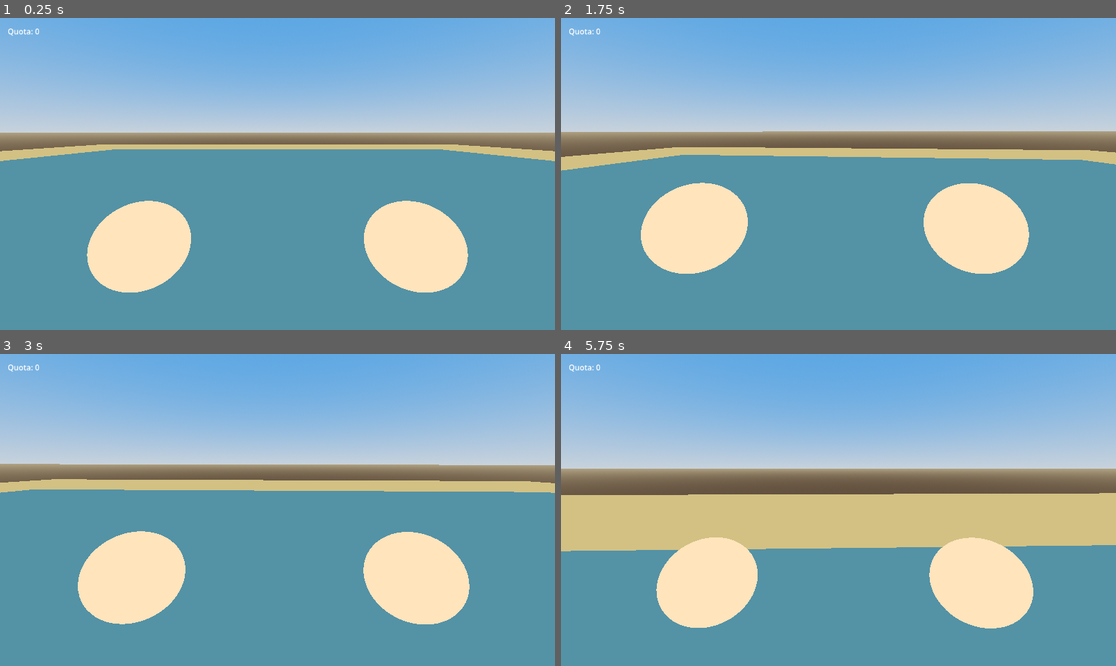
Above: before the commit, frames 1-4 (two rows, left to right).
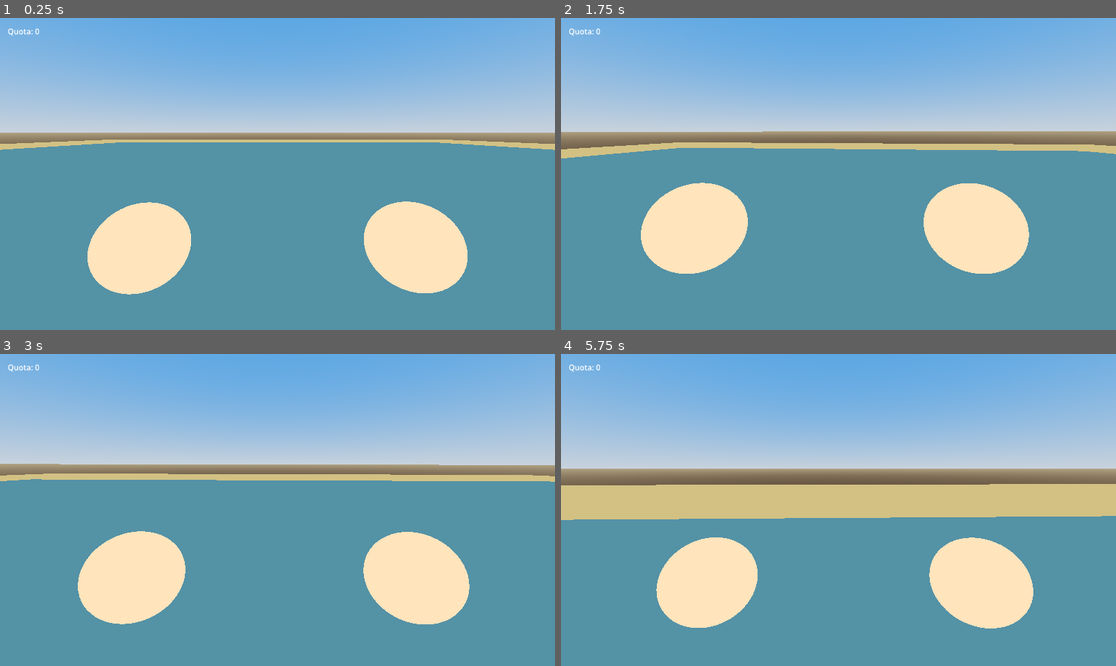
Above: after the commit, the same moments.

Repository: ImDarkly/loki
Game: Godot game, scene res://scenes/main.tscn
Same seed, same stepped clock (60 frames per second), same inputs: the game is played once before the commit and once after it.
Inputs (mouse positions are in pixels of both pictures, inside the frame that each line leads up to):
- Up to frame 1 (0.25 s): no input
- Up to frame 2 (1.75 s): tap Enter at 0.5 s; move the mouse to (866, 174) at 0.52 s; press the mouse at (866, 174) at 0.53 s; hold W (move_forward) from 0.53 s (still down); tap Space (jump) at 0.77, 1.52 s; move the mouse to (810, 174) at 1.27 s; release the mouse at (810, 174) at 1.28 s; click (810, 174) at 1.35 s
- Up to frame 3 (3 s): keep holding W (move_forward); move the mouse to (288, 503) at 2.02 s; press the mouse at (288, 503) at 2.03 s; move the mouse to (271, 516) at 2.77 s; release the mouse at (271, 516) at 2.78 s; click (271, 516) at 2.85 s
- Up to frame 4 (5.75 s): keep holding W (move_forward); tap Space (jump) at 3.02, 3.77, 4.52 s; move the mouse to (877, 513) at 3.52 s; press the mouse at (877, 513) at 3.53 s; move the mouse to (794, 506) at 4.27 s; release the mouse at (794, 506) at 4.28 s; click (794, 506) at 4.35 s; move the mouse to (844, 510) at 5.02 s; press the mouse at (844, 510) at 5.03 s

The runs differ from the first frame. In frame 1, 3.9% of the frame differs, in the area x 0-100%, y 38-89%; in frame 2, 4.4%; in frame 3, 5.2%; in frame 4, 12%, in the area x 0-100%, y 41-64%.

Commit message:
Fix collision shape positioning (cylinder now sits on feet, spans y=0 to y=2)

Diff:
--- a/entities/player/player.gd
+++ b/entities/player/player.gd
@@ -68,6 +68,7 @@
 	shape.radius = 0.3
 	var collision_shape := CollisionShape3D.new()
 	collision_shape.shape = shape
+	collision_shape.position.y = 1.0
 	add_child(collision_shape)
 
 
